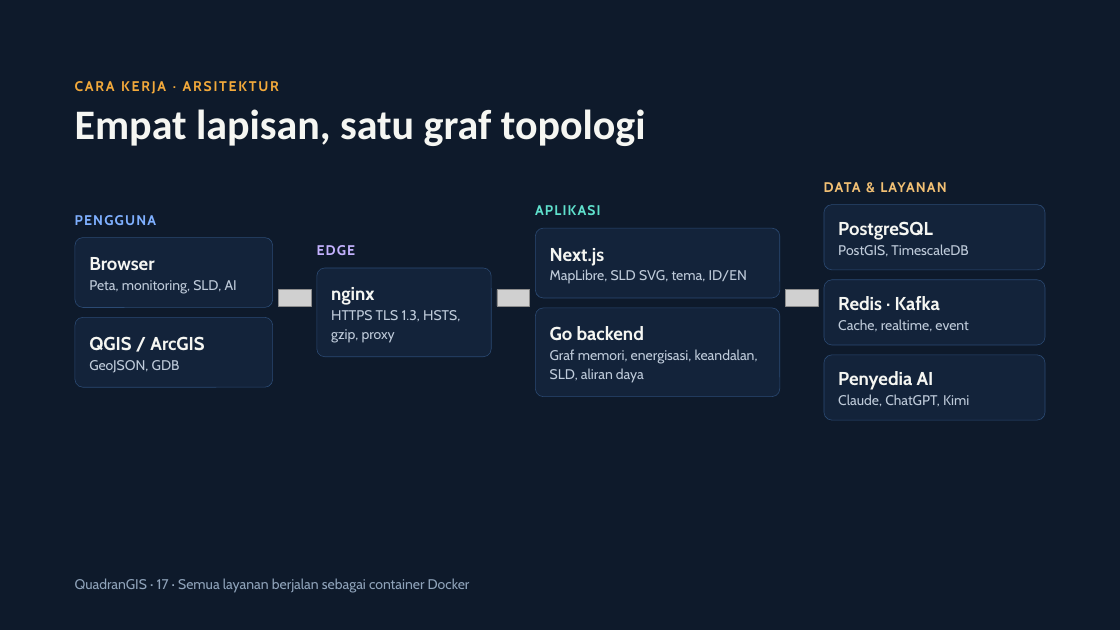
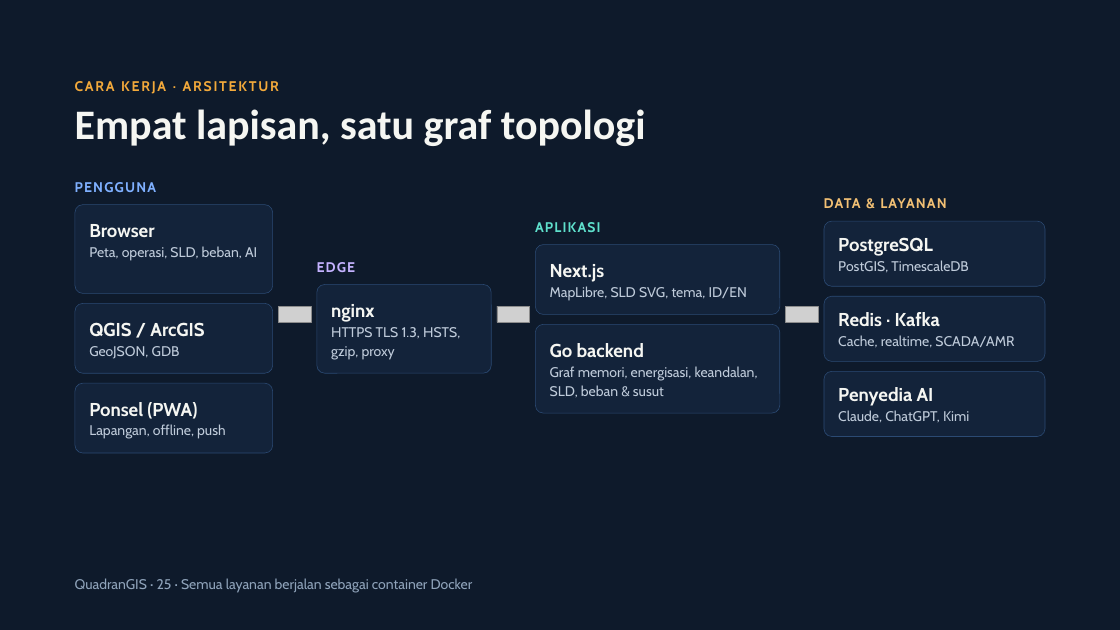
Before and after one commit to hendrapoernama/quadranGIS, a slide deck: slide 25 of docs/Presentasi QuadranGIS.pptx (slide 17 before the commit). Drawn at 1120x630 pixels with LibreOffice and Linux fonts; fonts in the diff are those of the drawing; grey boxes stand for pictures. Boxes give left, top, right and bottom in pixels: in the first picture for what was removed or moved away, otherwise in the second. Text is boxed around its words. In the diff, an @@ line names an element or a change of style, - is before the commit and + after.

```diff
--- a/docs/Presentasi QuadranGIS.pptx
+++ b/docs/Presentasi QuadranGIS.pptx
@@ text "PENGGUNA": place and size @@
-text "PENGGUNA" at (75, 215, 156, 225)
+text "PENGGUNA" at (75, 182, 156, 192)
@@ rounded rectangle: place and size @@
-rounded rectangle at (75, 238, 272, 308)
+rounded rectangle at (75, 205, 272, 294)
@@ text "Browser": place and size @@
-text "Browser" at (89, 257, 154, 270)
+text "Browser" at (89, 224, 154, 237)
@@ rounded rectangle: place and size @@
-rounded rectangle at (824, 280, 1045, 345)
+rounded rectangle at (824, 221, 1045, 287)
@@ text at (89, 246, 257, 261): text changed @@
-Peta, monitoring, SLD, AI
+Peta, operasi, SLD, beban, AI
@@ rounded rectangle: place and size @@
-rounded rectangle at (535, 308, 780, 397)
+rounded rectangle at (535, 245, 780, 314)
@@ 13 texts, 3 pictures, 1 rounded rectangle: place and size @@
-13 texts, 3 pictures, 1 rounded rectangle at (278, 182, 969, 406)
+13 texts, 3 pictures, 1 rounded rectangle at (278, 198, 969, 422)
@@ rounded rectangle: place and size @@
-rounded rectangle at (824, 355, 1045, 421)
+rounded rectangle at (824, 297, 1045, 362)
@@ 2 texts, 1 rounded rectangle: place and size @@
-2 texts, 1 rounded rectangle at (75, 318, 272, 387)
+2 texts, 1 rounded rectangle at (75, 303, 272, 373)
@@ proportions changed in 3 elements at (75, 205, 272, 294), (535, 245, 780, 314), (535, 324, 780, 413) @@
@@ rounded rectangle: place and size @@
-rounded rectangle at (535, 229, 780, 298)
+rounded rectangle at (535, 324, 780, 413)
@@ text at (838, 335, 1014, 347): text changed @@
-Cache, realtime, event
+Cache, realtime, SCADA/AMR
@@ rounded rectangle added at (75, 383, 272, 453), fill #13233A, outline #2B4A73 0.5 pt @@
@@ text at (550, 366, 758, 397): text changed @@
-Graf memori, energisasi, keandalan, SLD, aliran daya
+Graf memori, energisasi, keandalan, SLD, beban & susut
@@ rounded rectangle: place and size @@
-rounded rectangle at (824, 205, 1045, 271)
+rounded rectangle at (824, 371, 1045, 437)
@@ text added at (89, 402, 197, 419), 16 pt, text #F5F6F2, bold @@
+Ponsel (PWA)
@@ text added at (89, 424, 225, 439), 12 pt, text #BFCBDA @@
+Lapangan, offline, push
@@ text at (75, 578, 473, 593): text changed @@
-QuadranGIS · 17 · Semua layanan berjalan sebagai container Docker
+QuadranGIS · 25 · Semua layanan berjalan sebagai container Docker
```
Also in this commit, not shown: 19 other slides changed, 8 slides added, 55 other files.
